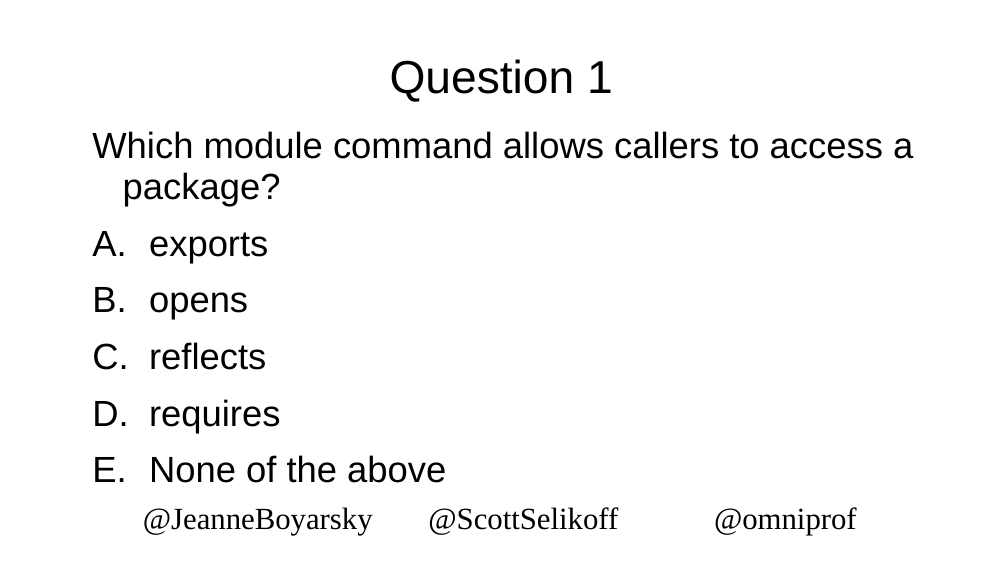
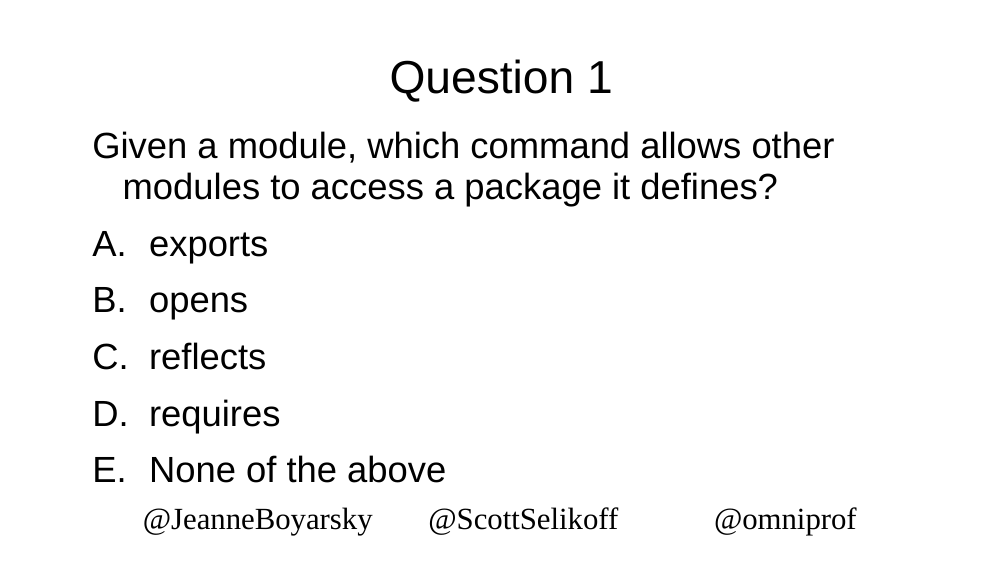
Before and after one commit to boyarsky/2019-oraclecodeone-cert-hol, a slide deck: slide 20 of 2019-OracleCodeOne-HOL.pptx. Drawn at 1008x567 pixels with LibreOffice and Linux fonts; fonts in the diff are those of the drawing; background and template pictures are left out. Boxes give left, top, right and bottom in pixels: in the first picture for what was removed or moved away, otherwise in the second. Text is boxed around its words. In the diff, an @@ line names an element or a change of style, - is before the commit and + after.

```diff
--- a/2019-OracleCodeOne-HOL.pptx
+++ b/2019-OracleCodeOne-HOL.pptx
@@ text at [92,131,835,207]: text changed @@
-Which module command allows callers to access a package?
+Given a module, which command allows other modules to access a package it defines?
```
Also in this commit, not shown: 7 other slides changed.
